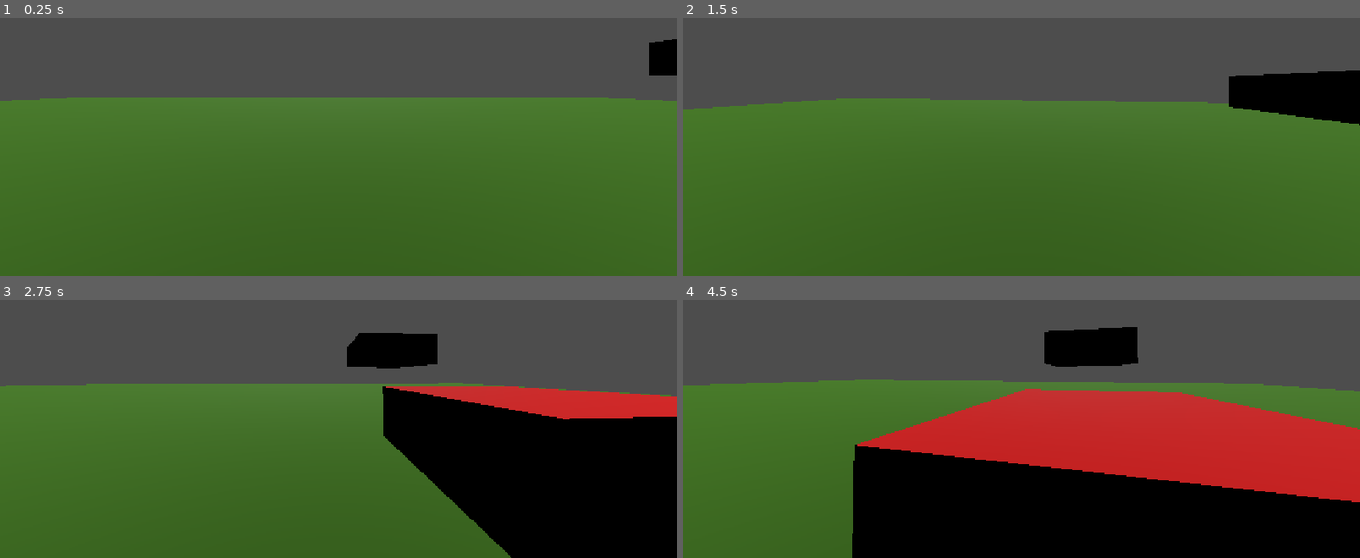
Above: before the commit, frames 1-4 (two rows, left to right).
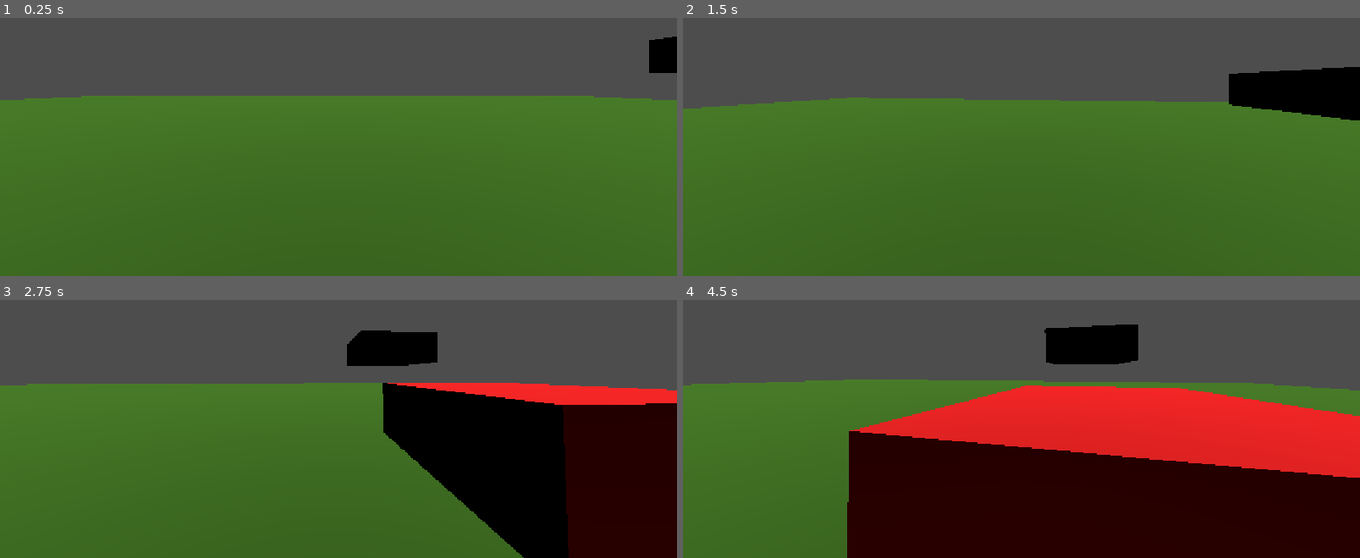
Above: after the commit, the same moments.

Repository: Ayaaneo/Desparuin
Game: Godot game, scene res://Assets/Scenes/floor_1.tscn
Two runs of this game, one before a commit and one after it. Both use one fixed random seed, a clock stepped at 60 frames per second and the inputs below.
Inputs (mouse positions are in pixels of both pictures, inside the frame that each line leads up to):
- Up to frame 1 (0.25 s): no input
- Up to frame 2 (1.5 s): tap Enter at 0.5 s; move the mouse to (1055, 85) at 0.52 s; hold D (Right) 0.53-1.28 s; tap W (Foreward) at 0.6 s; tap Space (Jump) at 0.77 s; move the mouse to (987, 87) at 1.27 s; hold S (Backward) from 1.28 s (still down); tap Shift (Sprint) at 1.35 s
- Up to frame 3 (2.75 s): tap Space (Jump) at 1.52 s; move the mouse to (352, 361) at 2.02 s; release S (Backward) at 2.03 s; hold D (Right) from 2.03 s (still down); tap W (Foreward) at 2.1 s
- Up to frame 4 (4.5 s): move the mouse to (1014, 374) at 2.77 s; tap Shift (Sprint) at 2.85, 4.35 s; tap Space (Jump) at 3.02, 3.77 s; move the mouse to (1068, 372) at 3.52 s; release D (Right) at 3.53 s; hold A (Left) from 3.53 s (still down); tap W (Foreward) at 3.6 s; move the mouse to (967, 361) at 4.27 s

The runs differ from the first frame. In frame 1, 0.6% of the frame differs, in the area x 0-100%, y 7-33%; in frame 2, 0.6%; in frame 3, 14%; in frame 4, 47%, in the area x 1-100%, y 9-100%.

Commit message:
Player scene

Diff:
--- a/Assets/Scenes/floor_1.tscn
+++ b/Assets/Scenes/floor_1.tscn
@@ -1,6 +1,6 @@
 [gd_scene format=3 uid="uid://b8opisrtqkog1"]
 
-[ext_resource type="Script" uid="uid://cmaaf14h4rb62" path="res://Assets/scripts/player.gd" id="1_w7j4e"]
+[ext_resource type="PackedScene" uid="uid://ysxfscsu60na" path="res://Assets/Scenes/player.tscn" id="1_w7j4e"]
 
 [sub_resource type="BoxShape3D" id="BoxShape3D_7ptjm"]
 
@@ -21,10 +21,6 @@
 albedo_color = Color(0.3960686, 0.66918766, 0.23134163, 1)
 
 [sub_resource type="BoxMesh" id="BoxMesh_xmo8n"]
-
-[sub_resource type="CapsuleMesh" id="CapsuleMesh_xmo8n"]
-
-[sub_resource type="CapsuleShape3D" id="CapsuleShape3D_i0y1n"]
 
 [node name="Floor1" type="Node" unique_id=1604478468]
 
@@ -61,22 +57,8 @@
 material_override = SubResource("ORMMaterial3D_86b32")
 mesh = SubResource("BoxMesh_xmo8n")
 
-[node name="player" type="CharacterBody3D" parent="." unique_id=1020563384]
+[node name="player" parent="." unique_id=1785636645 instance=ExtResource("1_w7j4e")]
 transform = Transform3D(1, 0, 0, 0, 1, 0, 0, 0, 1, 0, 1.1377989, 0)
-script = ExtResource("1_w7j4e")
-
-[node name="MeshInstance3D" type="MeshInstance3D" parent="player" unique_id=135593691]
-transform = Transform3D(1, 0, 0, 0, 1, 0, 0, 0, 1, 0, 0.08590937, 0)
-mesh = SubResource("CapsuleMesh_xmo8n")
-
-[node name="CollisionShape3D" type="CollisionShape3D" parent="player" unique_id=914315189]
-shape = SubResource("CapsuleShape3D_i0y1n")
-
-[node name="head" type="Node3D" parent="player" unique_id=2116885196]
-transform = Transform3D(1, 0, 0, 0, 1, 0, 0, 0, 1, 0, 0.5750346, 0)
-
-[node name="Camera3D" type="Camera3D" parent="player/head" unique_id=805808397]
-transform = Transform3D(1, 0, 0, 0, 1, 0, 0, 0, 1, 0, -0.12431455, 0)
 
 [node name="DirectionalLight3D" type="DirectionalLight3D" parent="." unique_id=150976802]
-transform = Transform3D(1, 0, 0, 0, -0.5744231, 0.8185586, 0, -0.8185586, -0.5744231, 0, 0, 0)
+transform = Transform3D(1.1405259, 0, 0, 0, 0.01652345, 0.9998635, 0, -0.99986356, 0.016523449, 0, 0, 0)
--- /dev/null
+++ b/Assets/Scenes/player.tscn
@@ -0,0 +1,27 @@
+[gd_scene format=3 uid="uid://ysxfscsu60na"]
+
+[ext_resource type="Script" uid="uid://cmaaf14h4rb62" path="res://Assets/scripts/player.gd" id="1_6cd4h"]
+
+[sub_resource type="CapsuleMesh" id="CapsuleMesh_xmo8n"]
+
+[sub_resource type="CapsuleShape3D" id="CapsuleShape3D_i0y1n"]
+
+[node name="player" type="CharacterBody3D" unique_id=1785636645]
+script = ExtResource("1_6cd4h")
+
+[node name="Slide_Check" type="RayCast3D" parent="." unique_id=1477134064]
+transform = Transform3D(1, 0, 0, 0, 1, 0, 0, 0, 1, 0, -0.7466119, 0)
+
+[node name="MeshInstance3D" type="MeshInstance3D" parent="." unique_id=529622078]
+transform = Transform3D(1, 0, 0, 0, 0.7876479, 0, 0, 0, 1, 0, 0.07678783, 0)
+mesh = SubResource("CapsuleMesh_xmo8n")
+
+[node name="CollisionShape3D" type="CollisionShape3D" parent="." unique_id=1543715932]
+transform = Transform3D(1, 0, 0, 0, 0.7876479, 0, 0, 0, 1, 0, 0.009121537, 0)
+shape = SubResource("CapsuleShape3D_i0y1n")
+
+[node name="head" type="Node3D" parent="." unique_id=2114220035]
+transform = Transform3D(1, 0, 0, 0, 1, 0, 0, 0, 1, 0, 0.5750346, 0)
+
+[node name="Camera3D" type="Camera3D" parent="head" unique_id=594343180]
+transform = Transform3D(1, 0, 0, 0, 1, 0, 0, 0, 1, 0, -0.12431455, 0)
--- a/Assets/scripts/player.gd
+++ b/Assets/scripts/player.gd
@@ -14,6 +14,10 @@
 # FOV
 var FOV = 75.0
 var FOV_Change = 1.5
+
+
+@onready var slide_check = $Slide_Check
+
 func _ready():
 	Input.set_mouse_mode(Input.MOUSE_MODE_CAPTURED)
 
@@ -23,12 +27,16 @@
 		camera.rotate_x(-event.relative.y * sensitivity)
 		camera.rotation.x = clamp(camera.rotation.x, deg_to_rad(-40), deg_to_rad(60))
 func _physics_process(delta: float) -> void:
+
+
 	# Add the gravity.
 	if not is_on_floor():
 		velocity += get_gravity() * delta
 
+
 	# Handle jump.
 	if Input.is_action_just_pressed("Jump") and is_on_floor():
+
 		velocity.y = JUMP_VELOCITY
 
 	# handle Sprint
--- a/project.godot
+++ b/project.godot
@@ -61,6 +61,11 @@
 "events": [Object(InputEventKey,"resource_local_to_scene":false,"resource_name":"","device":-1,"window_id":0,"alt_press …(195 unchanged characters)…
 ]
 }
+Slide={
+"deadzone": 0.2,
+"events": [Object(InputEventKey,"resource_local_to_scene":false,"resource_name":"","device":-1,"window_id":0,"alt_pressed":false,"shift_pressed":false,"ctrl_pressed":false,"meta_pressed":false,"pressed":false,"keycode":0,"physical_keycode":4194329,"key_label":0,"unicode":0,"location":0,"echo":false,"script":null)
+]
+}
 
 [physics]
 
